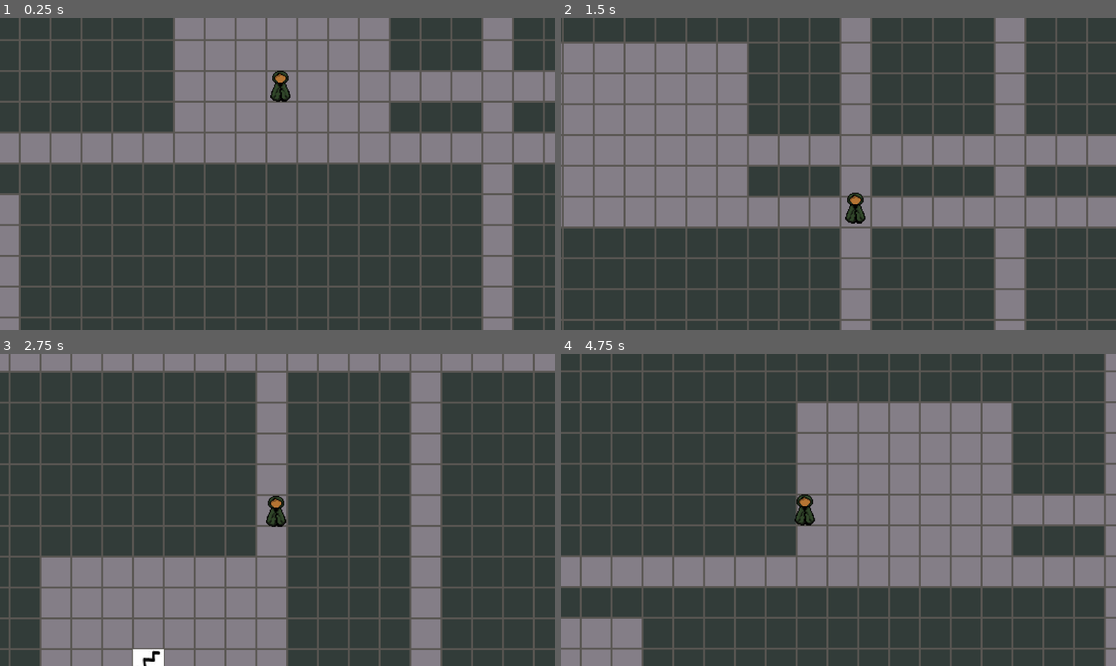
Above: before the commit, frames 1-4 (two rows, left to right).
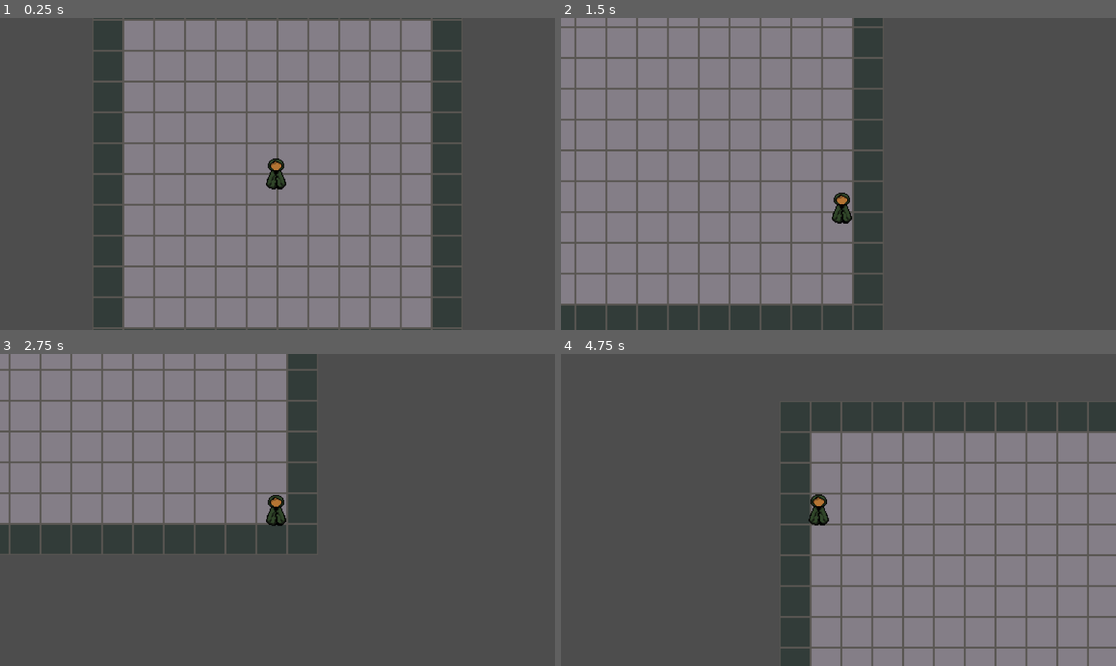
Above: after the commit, the same moments.

Repository: afilipovski/masked-descent
Game: Godot game, scene res://scenes/node_2d.tscn
Two runs of this game, one before a commit and one after it. Both use one fixed random seed, a clock stepped at 60 frames per second and the inputs below.
Inputs:
- Up to frame 1 (0.25 s): no input
- Up to frame 2 (1.5 s): hold Right (ui_right) 0.53-1.28 s; hold Down (ui_down) from 1.28 s (still down)
- Up to frame 3 (2.75 s): release Down (ui_down) at 2.03 s; hold Right (ui_right) from 2.03 s (still down)
- Up to frame 4 (4.75 s): release Right (ui_right) at 2.78 s; hold Up (ui_up) 2.78-3.53 s; hold Left (ui_left) from 3.53 s (still down)

The runs differ from the first frame. In frame 1, 72% of the frame differs, in the area x 0-100%, y 0-100%; in frame 2, 71%; in frame 3, 78%; in frame 4, 70%.

Commit message:
Widen corridors and such

Diff:
--- a/scenes/node_2d.tscn
+++ b/scenes/node_2d.tscn
@@ -2,7 +2,6 @@
 
 [ext_resource type="Texture2D" uid="uid://b5x71iuusdvnu" path="res://assets/floor-test.png" id="1_4vge2"]
 [ext_resource type="Texture2D" uid="uid://b17xn4u5gk3kl" path="res://assets/wall-test.png" id="2_04qyp"]
-[ext_resource type="Script" uid="uid://c7qk5anmpq1im" path="res://scripts/dungeon_generator.gd" id="3_04qyp"]
 [ext_resource type="Texture2D" uid="uid://b0mpuy4m3yxgp" path="res://assets/stairs.jpg" id="3_fws66"]
 [ext_resource type="Script" uid="uid://cg3nobg4uifa" path="res://character_body_2d.gd" id="3_j7wrs"]
 [ext_resource type="Texture2D" uid="uid://bu510rq3khy0q" path="res://assets/main_character.png" id="5_04qyp"]
@@ -39,7 +38,6 @@
 collision_animatable = true
 format = 2
 layer_0/tile_data = PackedInt32Array(0, 0, 0, -65536, 0, 0, -1, 0, 0, 65535, 0, 0, -65538, 0, 0, -65537, 0, 0, -131072, …(1921 unchanged characters)…
-script = ExtResource("3_04qyp")
 
 [node name="CharacterBody2D" type="CharacterBody2D" parent="." unique_id=41287422]
 script = ExtResource("3_j7wrs")
--- a/scripts/dungeon_generator.gd
+++ b/scripts/dungeon_generator.gd
@@ -2,10 +2,13 @@
 
 @export var map_width: int = 50
 @export var map_height: int = 50
-@export var room_min_size: int = 5
-@export var room_max_size: int = 12
+@export var room_min_width: int = 6
+@export var room_max_width: int = 14
+@export var room_min_height: int = 4
+@export var room_max_height: int = 10
 @export var max_rooms: int = 15
 @export var min_room_spacing: int = 2
+@export var corridor_width: int = 3
 
 const FLOOR_SOURCE = 0
 const WALL_SOURCE = 1
@@ -47,8 +50,11 @@
 			set_cell(0, Vector2i(x, y), WALL_SOURCE, ATLAS_COORDS)
 
 func create_random_room() -> Rect2i:
-	var w = randi_range(room_min_size, room_max_size)
-	var h = randi_range(room_min_size, room_max_size)
+	var w = randi_range(room_min_width, room_max_width)
+	var h = randi_range(room_min_height, room_max_height)
+	# Ensure room is not square by regenerating if w == h
+	while w == h:
+		h = randi_range(room_min_height, room_max_height)
 	var x = randi_range(-map_width/2 + 1, map_width/2 - w - 1)
 	var y = randi_range(-map_height/2 + 1, map_height/2 - h - 1)
 	return Rect2i(x, y, w, h)
@@ -73,16 +79,21 @@
 
 func carve_corridor(start: Vector2i, end: Vector2i):
 	var current = start
+	var half_width = corridor_width / 2
 
 	while current.x != end.x:
-		set_cell(0, current, FLOOR_SOURCE, ATLAS_COORDS)
+		for offset in range(-half_width, half_width + 1):
+			set_cell(0, Vector2i(current.x, current.y + offset), FLOOR_SOURCE, ATLAS_COORDS)
 		current.x += 1 if end.x > current.x else -1
 
 	while current.y != end.y:
-		set_cell(0, current, FLOOR_SOURCE, ATLAS_COORDS)
+		for offset in range(-half_width, half_width + 1):
+			set_cell(0, Vector2i(current.x + offset, current.y), FLOOR_SOURCE, ATLAS_COORDS)
 		current.y += 1 if end.y > current.y else -1
 
-	set_cell(0, end, FLOOR_SOURCE, ATLAS_COORDS)
+	for dx in range(-half_width, half_width + 1):
+		for dy in range(-half_width, half_width + 1):
+			set_cell(0, Vector2i(end.x + dx, end.y + dy), FLOOR_SOURCE, ATLAS_COORDS)
 
 func place_walls_around_floors():
 	var floor_cells = get_used_cells(0)
